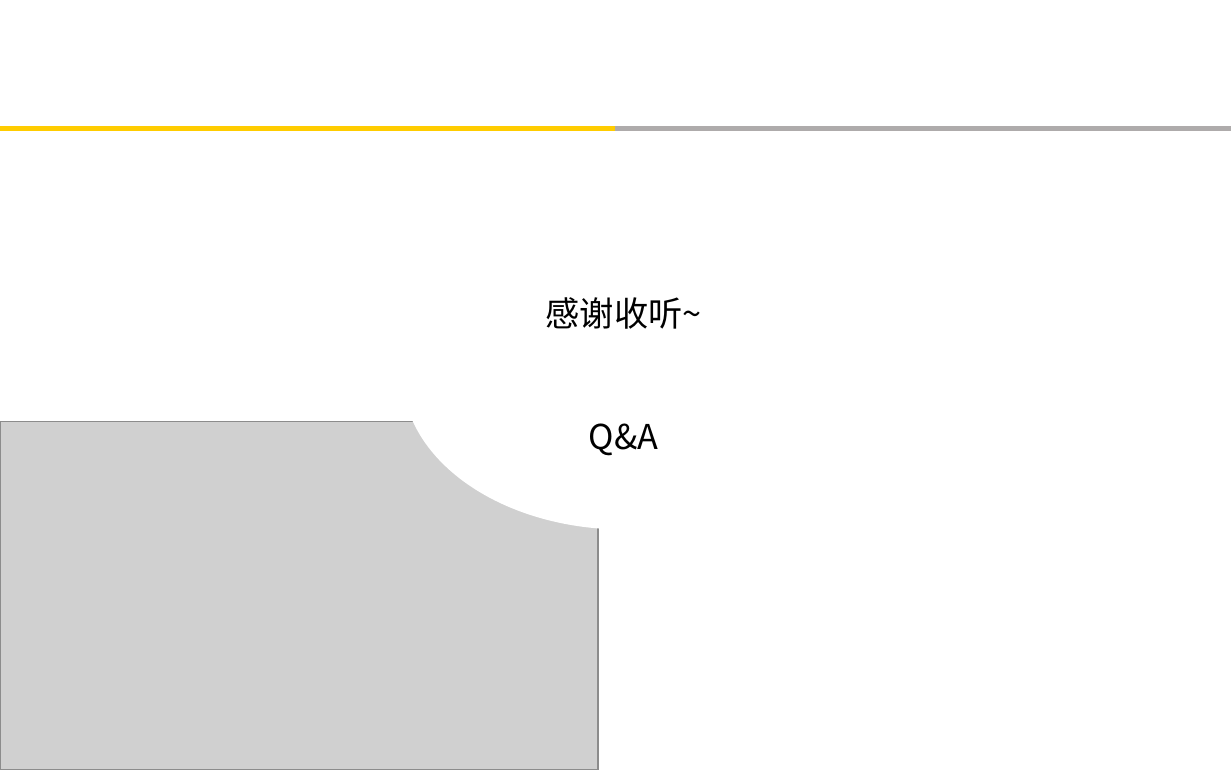
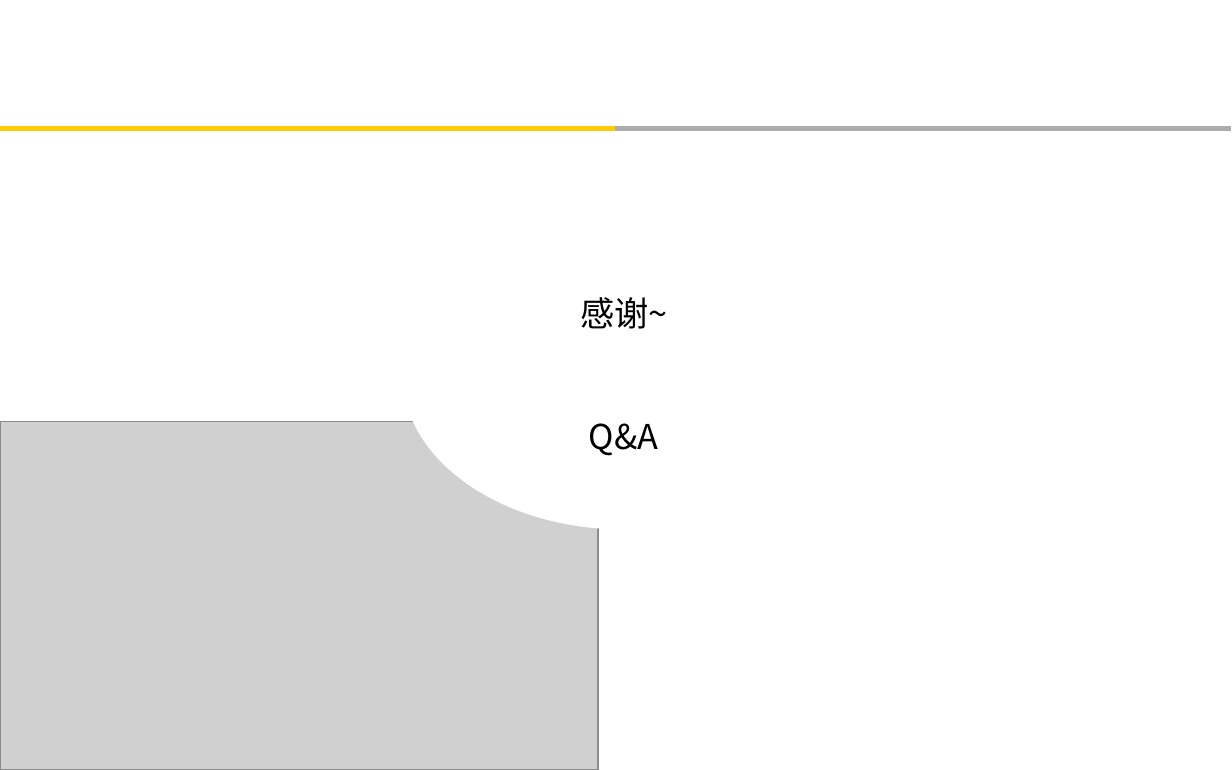
Before and after one commit to yian529/elaine, a slide deck: slide 9 of 申请/马爱莲-广告平台BU-国际业务部-产品技术组-申请职级T5.pptx (slide 8 before the commit). Drawn at 1232x770 pixels with LibreOffice and Linux fonts; fonts in the diff are those of the drawing; grey boxes stand for pictures; background and template pictures are left out. Boxes give left, top, right and bottom in pixels: in the first picture for what was removed or moved away, otherwise in the second. Text is boxed around its words. In the diff, an @@ line names an element or a change of style, - is before the commit and + after.

```diff
--- a/申请/马爱莲-广告平台BU-国际业务部-产品技术组-申请职级T5.pptx
+++ b/申请/马爱莲-广告平台BU-国际业务部-产品技术组-申请职级T5.pptx
@@ text in ellipse at [580, 297, 668, 329]: text changed @@
-感谢收听~
+感谢~
```
Also in this commit, not shown: 6 other slides changed, 1 slide added, 2 other files.
